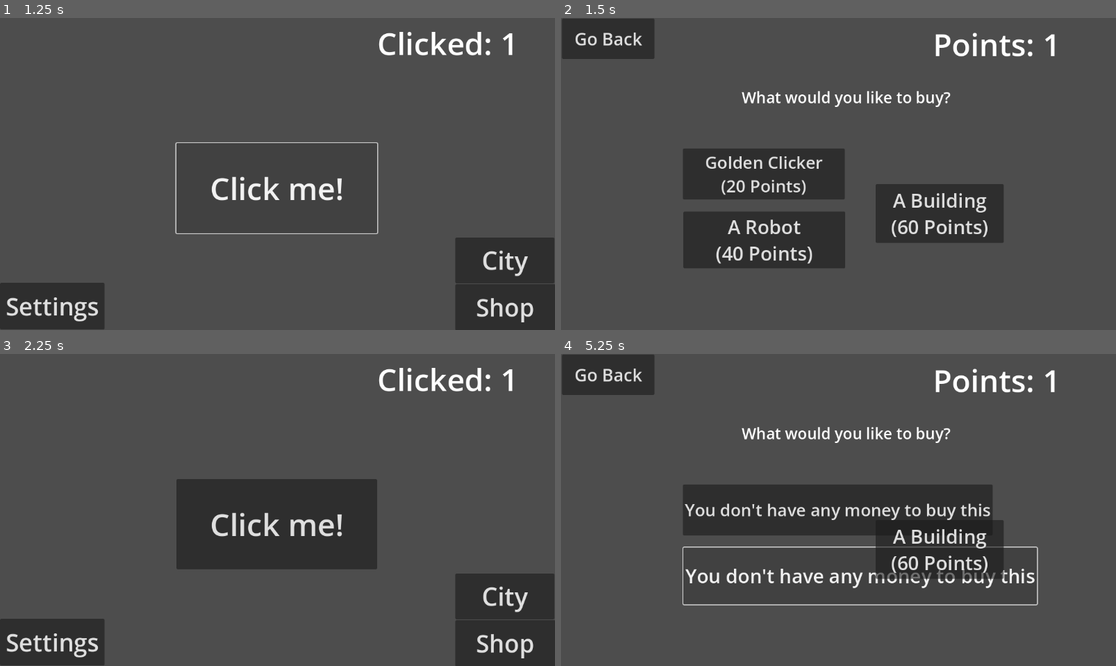
Above: before the commit, frames 1-4 (two rows, left to right).
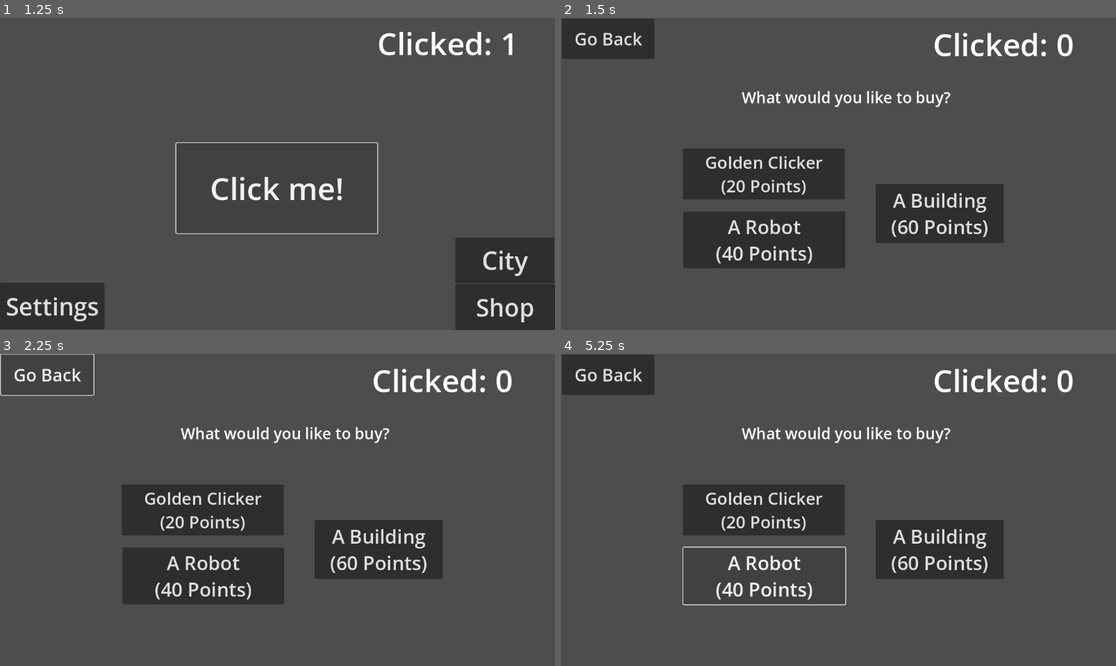
Above: after the commit, the same moments.

Repository: NotTacos2/interface-clicker
Game: Godot game, scene res://control.tscn
The game is run twice, just before and just after one commit, with the same random seed, the same clock (stepped at 60 frames per second) and the same inputs.
Inputs:
- Up to frame 1 (1.25 s): click "Click me!" at 0.5 s
- Up to frame 2 (1.5 s): click "Shop" at 1.25 s
- Up to frame 3 (2.25 s): click "Go Back" at 2 s
- Up to frame 4 (5.25 s): click "Shop" (after the commit: "Golden Clicker (20 Points)") at 2.75 s; click "Golden Clicker (20 Points)" at 3.5 s; click "You don't have any money to b…" (after the commit: "Golden Clicker (20 Points)") at 4.25 s; click "A Robot (40 Points)" at 5 s

Frame 1 is identical in both runs. In frame 2, 0.9% of the frame differs, in the area x 67-93%, y 4-13%; in frame 3, 23%, in the area x 0-100%, y 0-100%; in frame 4, 7.2%.
Error after the commit: Invalid operands 'Nil' and 'int' in operator '>='. (res://shop.gd:18)

Commit message:
Add files via upload

Diff:
--- a/cities.gd
+++ b/cities.gd
@@ -32,8 +32,14 @@
 	var random_float = randf()
 	if random_float < 0.9:
 		profit += 1
+	elif random_float < 0.95:
+		profit -= 2
+	elif random_float < 0.99:
+		profit += 20
 	else:
-		profit -= 2
+		profit = 0
+		if profit == 0:
+			profit -= 10
 	config.set_value("player", "profit", profit)
 	config.save("user://clicker.cfg")
 	$Label2.text = "Buildings profit: " + str(profit);
--- a/cities.tscn
+++ b/cities.tscn
@@ -1,7 +1,8 @@
-[gd_scene load_steps=3 format=3 uid="uid://cwu8s22ug5ugt"]
+[gd_scene load_steps=4 format=3 uid="uid://cwu8s22ug5ugt"]
 
 [ext_resource type="Script" uid="uid://b63jdxmgffjlo" path="res://cities.gd" id="1_q6ia6"]
 [ext_resource type="Texture2D" uid="uid://16ryr1n1bmox" path="res://city.png" id="2_37aek"]
+[ext_resource type="Texture2D" uid="uid://wxja38d5is1k" path="res://sky.png" id="3_amjoe"]
 
 [node name="Cities" type="Control"]
 layout_mode = 3
@@ -22,8 +23,8 @@
 text = "Go Back"
 
 [node name="city" type="Sprite2D" parent="."]
-position = Vector2(495, 460.00003)
-scale = Vector2(0.49270073, 0.48828125)
+position = Vector2(493, 470.125)
+scale = Vector2(0.49270073, 0.46842447)
 texture = ExtResource("2_37aek")
 
 [node name="Label" type="Label" parent="."]
@@ -32,6 +33,7 @@
 offset_top = 142.0
 offset_right = 971.0
 offset_bottom = 231.0
+theme_override_colors/font_color = Color(0, 0, 0, 1)
 theme_override_font_sizes/font_size = 30
 text = "You don't have any buildings, go to the store and buy one!"
 horizontal_alignment = 1
@@ -43,6 +45,7 @@
 offset_top = 78.0
 offset_right = 624.0
 offset_bottom = 147.0
+theme_override_colors/font_color = Color(0, 0, 0, 1)
 theme_override_font_sizes/font_size = 36
 text = "Buildings profit:"
 
@@ -56,4 +59,11 @@
 text = "Collect"
 
 [node name="Timer" type="Timer" parent="."]
+wait_time = 1.5
 autostart = true
+
+[node name="Sky" type="Sprite2D" parent="."]
+z_index = -1
+position = Vector2(648.25, 323)
+scale = Vector2(0.8977824, 1)
+texture = ExtResource("3_amjoe")
--- /dev/null
+++ b/citymanage.gd
@@ -0,0 +1,26 @@
+extends Control
+
+var config = ConfigFile.new()
+var city = 0
+var amount = 0
+
+# Called when the node enters the scene tree for the first time.
+func _ready() -> void:
+	$Button.pressed.connect(_goback)
+	$Button2.pressed.connect(_sellbuilding)
+
+func _goback():
+	get_tree().change_scene_to_file("res://shop.tscn")
+
+func _sellbuilding():
+	var save = config.load("user://clicker.cfg")
+	if save == OK:
+		city = config.get_value("player", "city")
+		amount = config.get_value("player", "score")
+	if city == 1:
+		amount += 60
+		city -= 1
+		config.set_value("player", "score", amount)
+		config.set_value("player", "city", city)
+		config.save("user://clicker.cfg")
+	get_tree().change_scene_to_file("res://shop.tscn")
--- /dev/null
+++ b/citymanage.tscn
@@ -0,0 +1,30 @@
+[gd_scene load_steps=2 format=3 uid="uid://cjwjdk37vcy3g"]
+
+[ext_resource type="Script" uid="uid://67qxlp74wn0h" path="res://citymanage.gd" id="1_73p4p"]
+
+[node name="Citymanage" type="Control"]
+layout_mode = 3
+anchors_preset = 15
+anchor_right = 1.0
+anchor_bottom = 1.0
+grow_horizontal = 2
+grow_vertical = 2
+script = ExtResource("1_73p4p")
+
+[node name="Button" type="Button" parent="."]
+layout_mode = 0
+offset_left = -1.0
+offset_top = 3.0
+offset_right = 191.0
+offset_bottom = 87.0
+theme_override_font_sizes/font_size = 36
+text = "Go Back"
+
+[node name="Button2" type="Button" parent="."]
+layout_mode = 0
+offset_left = 406.0
+offset_top = 307.0
+offset_right = 768.0
+offset_bottom = 429.0
+theme_override_font_sizes/font_size = 48
+text = "Sell Building #1"
--- a/control.gd
+++ b/control.gd
@@ -10,7 +10,6 @@
 	$Button2.pressed.connect(_button2pressed)
 	$Button3.pressed.connect(_gotocities)
 	$Button4.pressed.connect(_settingsbuttonpressed)
-	print("Initalized!") # idk how to spell
 	var save = config.load("user://clicker.cfg")
 	if save == OK:
 		amount = config.get_value("player", "score")
--- a/shop.gd
+++ b/shop.gd
@@ -14,16 +14,22 @@
 		amount = config.get_value("player", "score")
 		item = config.get_value("player", "golditem")
 		robot = config.get_value("player", "robot")
-	if item == 1:
+		city = config.get_value("player", "city")
+	if item >= 1:
 		$Button2.text = "Golden Clicker V2
 		                 (40 Points)"
-	if robot == 1:
+	if robot >= 1:
 		$Button3.text = "Upgrade Robot
 		                 (60 Points)"
+	if city == 1:
+		$Button4.text = "Manage Buildings"
 	$Button.pressed.connect(_goback)
 	$Button2.pressed.connect(_buygolden)
 	$Button3.pressed.connect(_buyrobot)
-	$Button4.pressed.connect(_buycity)
+	if city == 1:
+		$Button4.pressed.connect(_managecity)
+	else:
+		$Button4.pressed.connect(_buycity)
 	$Label2.text = "Points: " + str(amount)
 
 func _goback():
@@ -74,6 +80,9 @@
 	config.save("user://clicker.cfg")
 	$Label2.text = "Points: " + str(newamount)
 
+func _managecity():
+	get_tree().change_scene_to_file("res://citymanage.tscn")
+
 func _buyrobot():
 	var save = config.load("user://clicker.cfg")
 	if save == OK:
Not shown, added: citymanage.gd.uid
Binary file added: sky.png
Not shown, added: sky.png.import
